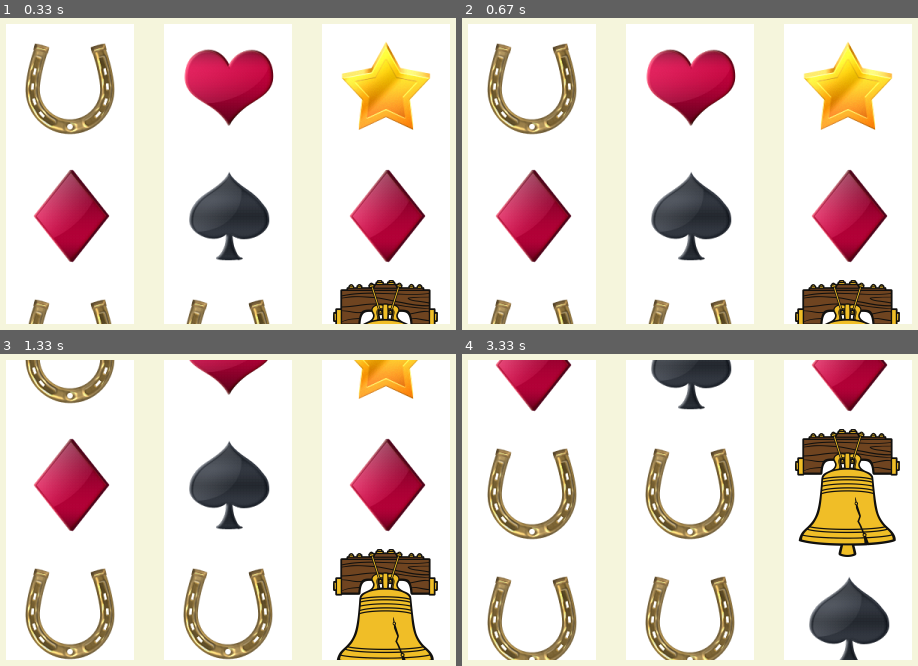
Above: before the commit, frames 1-4 (two rows, left to right).
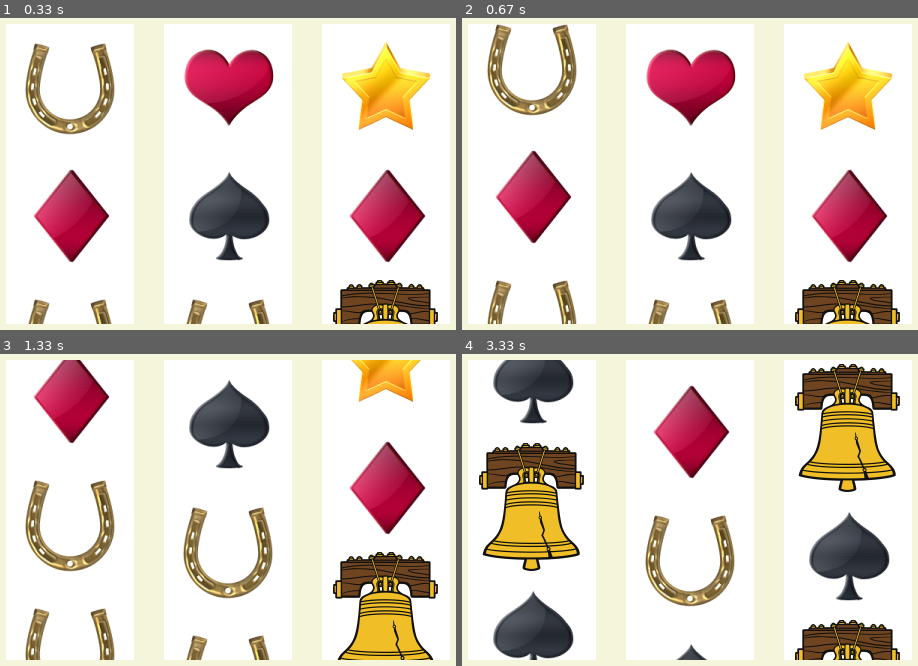
Above: after the commit, the same moments.

Repository: mattgrogan/pygame_practice
Game: pygame game, started from scroll2.py
Two runs of this game, one before a commit and one after it. Both use one fixed random seed, a clock stepped at 60 frames per second and the inputs below. The source is Python 2; it was converted automatically to run under Python 3.
Inputs:
- Up to frame 1 (0.33 s): no input
- Up to frame 2 (0.67 s): tap Enter at 0.33 s
- Up to frame 3 (1.33 s): hold Down 0.67-1.13 s; hold Down from 1.17 s (still down)
- Up to frame 4 (3.33 s): release Down at 1.53 s; hold Down 1.57-1.87 s; hold Down 1.9-2.27 s; hold Down 2.3-2.6 s; hold Down 2.63-3 s; hold Down from 3.03 s (still down)

Frame 1 is identical in both runs. In frame 2, 6.9% of the frame differs, in the area x 5-26%, y 1-99%; in frame 3, 25%; in frame 4, 38%, in the area x 3-97%, y 1-99%.

Commit message:
Scroll stop

Diff:
--- a/scroll2.py
+++ b/scroll2.py
@@ -1,3 +1,4 @@
+from __future__ import division
 import os
 
 import pygame
@@ -18,6 +19,9 @@
 image2_filename = "liberty_bell_reel2.png"
 image3_filename = "liberty_bell_reel3.png"
 
+RPM = 60
+FPS = 60
+
 
 class Reel(object):
     def __init__(self, filename, screen, screen_loc, view_size):
@@ -33,6 +37,11 @@
 
         self.image = None
 
+        self.is_spinning = False
+        self.revolutions = 0
+        self.row_rate = None
+
+
         self.rect = Rect((0, 0), self.view_size)
         self.screen_rect = Rect(screen_loc, self.view_size)
         self.screen_surface = self.screen.subsurface(self.screen_rect)
@@ -46,7 +55,7 @@
         self.orig_image = pygame.image.load(image_file).convert()
 
     def extend_img(self):
-        """ Increase the size of the image to make scrolling easier """
+        """ Increase the size of the image to make infinite scrolling easier """
 
         # Determine the size of the image
         self.orig_w, self.orig_h = self.orig_image.get_size()
@@ -57,6 +66,11 @@
         # Repeat the image
         self.image.blit(self.orig_image, (0, 0))
         self.image.blit(self.orig_image, (0, self.orig_h))
+
+        #self.row_rate = self.orig_h / (FPS * (RPM / 60))
+        self.row_rate = 1
+        print self.row_rate
+
 
     def get_view(self):
 
@@ -75,11 +89,45 @@
     def blit(self):
         self.screen_surface.blit(self.get_view(), (0, 0))
 
+    def spin(self, revolutions, stop_row):
+        """ Spin for a certain amount of time. Duration in milliseconds """
+
+        # Find the distance in px rows
+        # (1) What is the distance from the current location to the top?
+        # (2) What are the total number of revolutions?
+        # (3) What is the distance from the top to the starting point?
+        if not self.is_spinning:
+            print "SPINNING ====================="
+            print "ORIG_H=%i TOP=%i STOP_ROW=%i" % (self.orig_h, self.rect.top, stop_row)
+            dist_to_stop = (self.orig_h - self.rect.top) + stop_row
+            self.distance = revolutions * self.orig_h + dist_to_stop + revolutions + 1
+            self.is_spinning = True
+            print "Distance: %i" % self.distance
+
+    def update(self):
+        if self.is_spinning:
+            #print "Checking dist=%i row_rate=%i top=%i" % (self.distance, self.row_rate, self.rect.top)
+
+
+            # Check stopping condition
+            if self.distance <= 0:
+                self.is_spinning = False
+                row_rate = 0
+                print "STOPPED AT %i" % self.rect.top
+            elif self.distance < self.row_rate:
+                print "Top %f" % self.distance
+                row_rate = self.distance # don't go too far
+            else:
+                row_rate = self.row_rate
+
+            self.distance -= row_rate
+            #print self.distance
+            return self.scroll(dy=row_rate)
 
 def main():
 
     pygame.init()
-    pygame.key.set_repeat (1, 1)
+    pygame.key.set_repeat (20, 20)
 
     screen = pygame.display.set_mode(win_size)
     screen.fill(background_color)
@@ -96,29 +144,35 @@
     pygame.display.flip()
 
     clock = pygame.time.Clock()
-    clock.tick(60)
+    clock.tick(FPS)
 
     going = True
     while going:
         # wait for events before doing anything.
         events = pygame.event.get()
 
+        dirty_rects = []
+
+        dirty_rects.append(r1.update())
+
         for e in events:
+
             if e.type == KEYDOWN:
                 if e.key == K_ESCAPE:
                     going = False
                 elif e.key == K_DOWN:
+                    dirty_rects.append(r1.scroll(3))
+                    dirty_rects.append(r2.scroll(4))
+                    dirty_rects.append(r3.scroll(2))
+                elif e.key == K_RETURN:
+                    r1.spin(3, 640)
 
-                    dirty_rects = []
-
-                    dirty_rects.append(r1.scroll())
-                    dirty_rects.append(r2.scroll())
-                    dirty_rects.append(r3.scroll())
-
-                    pygame.display.update(dirty_rects)
 
             elif e.type == QUIT:
                 going = False
 
+        pygame.display.update(dirty_rects)
+
+
 if __name__ == '__main__':
     main()
